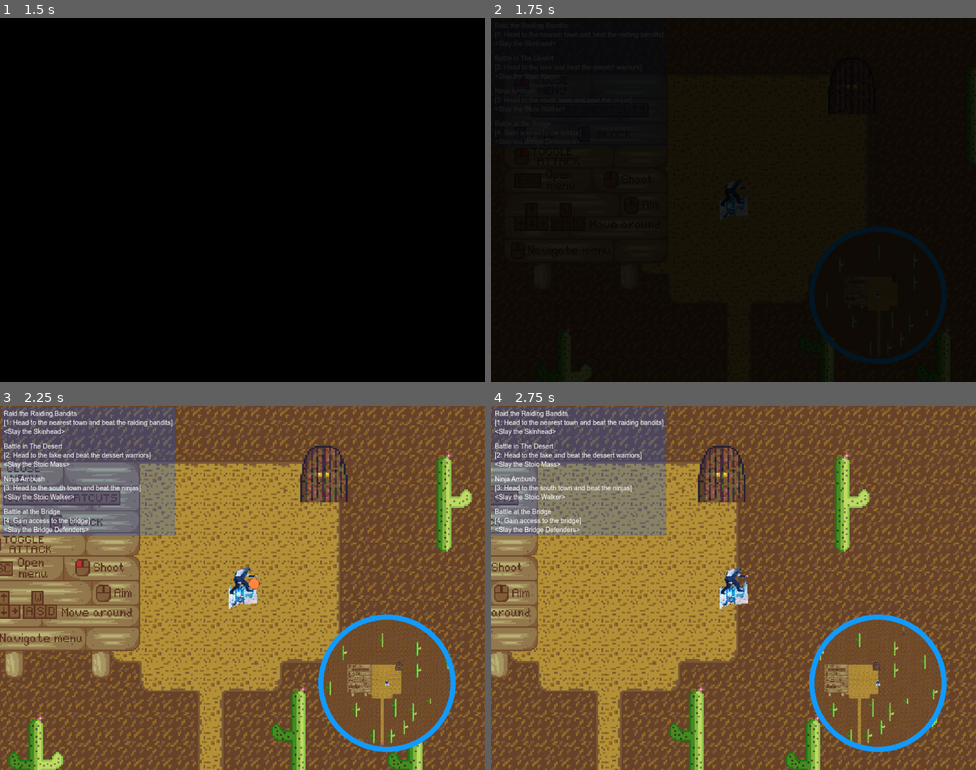
Above: before the commit, frames 1-4 (two rows, left to right).
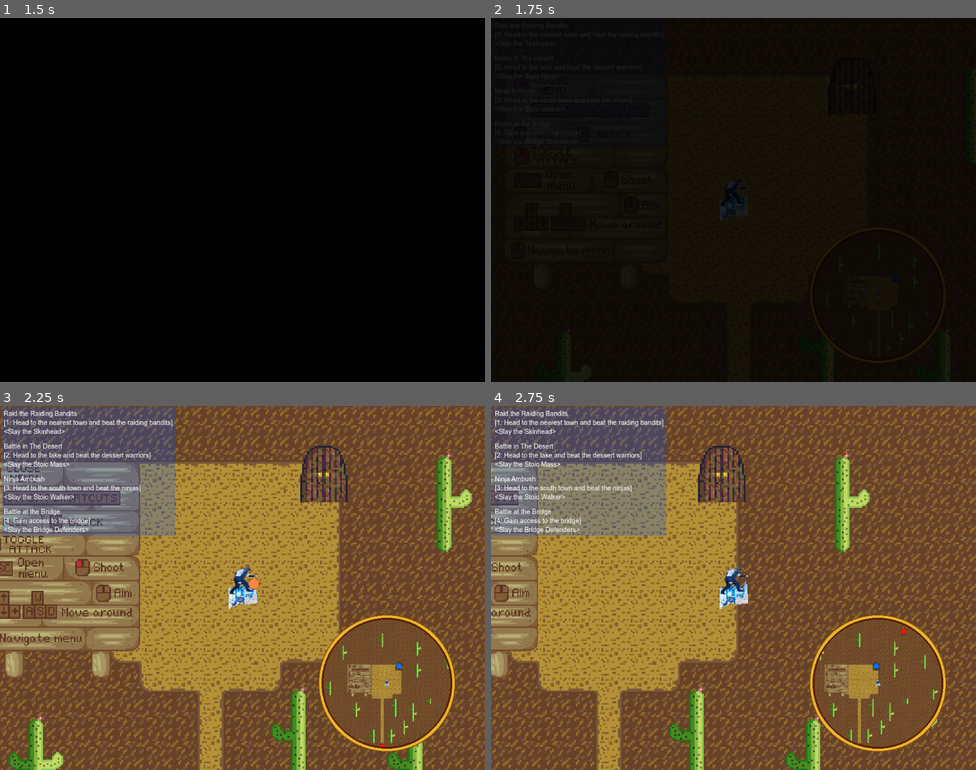
Above: after the commit, the same moments.

Repository: MichalKrzyzanowski/west-life-fantasy-godot-port
Game: Godot game, scene res://ui/main_menu/main_menu.tscn
Two runs of this game, one before a commit and one after it. Both use one fixed random seed, a clock stepped at 60 frames per second and the inputs below. Sound files missing from this copy of the repository are replaced by a short silence.
Inputs (mouse positions are in pixels of both pictures, inside the frame that each line leads up to):
- Up to frame 1 (1.5 s): click "New Game" at 0.5 s; click "Continue" at 1.25 s
- Up to frame 2 (1.75 s): no input
- Up to frame 3 (2.25 s): tap Enter at 2 s; move the mouse to (349, 569) at 2.02 s; hold D (right) from 2.03 s (still down); tap 1 at 2.1 s; click (349, 569) at 2.17 s
- Up to frame 4 (2.75 s): keep holding D (right)

Frame 1 is identical in both runs. In frame 2, 1.2% of the frame differs, in the area x 65-94%, y 57-95%; in frame 3, 1.3%; in frame 4, 1.4%, in the area x 65-94%, y 57-96%.

Commit message:
- general changes: 	- configured visibility layer for following scenes: 		- overworld_enemy 		- overworld_player 		- shop_entrance 		- transition_area 		- bullet 	- updated minimap_border sprite to final design 	- updated code in main scene to configure root viewport canvas 	  cull mask

Diff:
--- a/entities/bullet/bullet.tscn
+++ b/entities/bullet/bullet.tscn
@@ -7,6 +7,7 @@
 radius = 20.025
 
 [node name="Bullet" type="Area2D"]
+visibility_layer = 8
 z_index = 1
 scale = Vector2(0.15, 0.15)
 collision_layer = 8
--- a/entities/overworld-enemy/overworld_enemy.tscn
+++ b/entities/overworld-enemy/overworld_enemy.tscn
@@ -1,8 +1,9 @@
-[gd_scene load_steps=6 format=3 uid="uid://csx3cuf43jnq8"]
+[gd_scene load_steps=7 format=3 uid="uid://csx3cuf43jnq8"]
 
 [ext_resource type="Texture2D" uid="uid://bms47f3c7kofx" path="res://entities/enemies/bandit/bandit.png" id="1_f1ly6"]
 [ext_resource type="Script" uid="uid://cvlqd1fyutrp0" path="res://entities/overworld-enemy/overworld_enemy.gd" id="1_pp667"]
 [ext_resource type="Script" uid="uid://dcj8lgtjl0phx" path="res://entities/bullet/bullet_emitter.gd" id="2_dfiul"]
+[ext_resource type="Texture2D" uid="uid://dgdkiifam4f85" path="res://entities/bullet/bullet.png" id="4_mtvxh"]
 
 [sub_resource type="RectangleShape2D" id="RectangleShape2D_dh2qo"]
 size = Vector2(11, 32)
@@ -11,6 +12,7 @@
 radius = 180.0
 
 [node name="OverworldEnemy" type="CharacterBody2D"]
+visibility_layer = 4
 collision_layer = 4
 collision_mask = 27
 script = ExtResource("1_pp667")
@@ -40,6 +42,12 @@
 scale = Vector2(0.5, 0.5)
 shape = SubResource("CircleShape2D_pp667")
 
+[node name="MinimapIcon" type="Sprite2D" parent="."]
+self_modulate = Color(1, 0.0941176, 0, 1)
+visibility_layer = 16
+scale = Vector2(0.5, 0.5)
+texture = ExtResource("4_mtvxh")
+
 [connection signal="timeout" from="BulletDelayTimer" to="." method="_on_bullet_delay_timer_timeout"]
 [connection signal="timeout" from="WanderTimer" to="." method="_on_wander_timer_timeout"]
 [connection signal="body_entered" from="TargetDetectionArea" to="." method="_on_target_detection_area_body_entered"]
--- a/entities/overworld-player/overworld_player.tscn
+++ b/entities/overworld-player/overworld_player.tscn
@@ -8,6 +8,7 @@
 size = Vector2(31, 20)
 
 [node name="OverworldPlayer" type="CharacterBody2D" groups=["persist"]]
+visibility_layer = 2
 z_index = 1
 scale = Vector2(0.5, 0.5)
 collision_layer = 2
--- a/project.godot
+++ b/project.godot
@@ -119,6 +119,11 @@
 
 [layer_names]
 
+2d_render/layer_1="environment"
+2d_render/layer_2="player"
+2d_render/layer_3="enemy"
+2d_render/layer_4="bullet"
+2d_render/layer_5="minimap_icon"
 2d_physics/layer_1="environment"
 2d_physics/layer_2="player"
 2d_physics/layer_3="enemy"
--- a/scenes/common/transition_area/transition_area.tscn
+++ b/scenes/common/transition_area/transition_area.tscn
@@ -1,6 +1,7 @@
-[gd_scene load_steps=2 format=3 uid="uid://dujvgle5ockxo"]
+[gd_scene load_steps=3 format=3 uid="uid://dujvgle5ockxo"]
 
 [ext_resource type="Script" uid="uid://b7lbtwfmuc5ni" path="res://scenes/common/transition_area/transition_area.gd" id="1_dauki"]
+[ext_resource type="Texture2D" uid="uid://dgdkiifam4f85" path="res://entities/bullet/bullet.png" id="2_s4vm3"]
 
 [node name="TransitionArea" type="Area2D"]
 position = Vector2(1, 0)
@@ -11,4 +12,10 @@
 
 [node name="Sprite2D" type="Sprite2D" parent="."]
 
+[node name="MinimapIcon" type="Sprite2D" parent="."]
+self_modulate = Color(0, 0.454902, 1, 1)
+visibility_layer = 16
+scale = Vector2(0.5, 0.5)
+texture = ExtResource("2_s4vm3")
+
 [connection signal="body_entered" from="." to="." method="_on_body_entered"]
--- a/scenes/main/main.gd
+++ b/scenes/main/main.gd
@@ -31,8 +31,13 @@
 	pass
 
 
+## configure root viewport canvas cull mask
+## to prevent minimap icons from rendering
 func _ready() -> void:
-	pass
+	var root_viewport: Viewport = get_tree().root.get_viewport()
+	# cull mask configured to render environment, player,
+	# bullets, & enemies
+	root_viewport.canvas_cull_mask = 15
 
 
 # remaining builtins e.g. _process, _input
--- a/ui/shops/common/shop_entrance.tscn
+++ b/ui/shops/common/shop_entrance.tscn
@@ -1,9 +1,16 @@
-[gd_scene load_steps=2 format=3 uid="uid://dkuaoj8xwwbnn"]
+[gd_scene load_steps=3 format=3 uid="uid://dkuaoj8xwwbnn"]
 
 [ext_resource type="Script" uid="uid://brfruixxx3ug3" path="res://ui/shops/common/shop_entrance.gd" id="1_kced2"]
+[ext_resource type="Texture2D" uid="uid://dgdkiifam4f85" path="res://entities/bullet/bullet.png" id="2_cia6w"]
 
 [node name="ShopEntrance" type="Area2D"]
 collision_mask = 2
 script = ExtResource("1_kced2")
 
 [node name="CollisionShape2D" type="CollisionShape2D" parent="."]
+
+[node name="MinimapIcon" type="Sprite2D" parent="."]
+self_modulate = Color(0, 0.454902, 1, 1)
+visibility_layer = 16
+scale = Vector2(0.5, 0.5)
+texture = ExtResource("2_cia6w")
Binary file changed: ui/minimap/minimap_border.png
